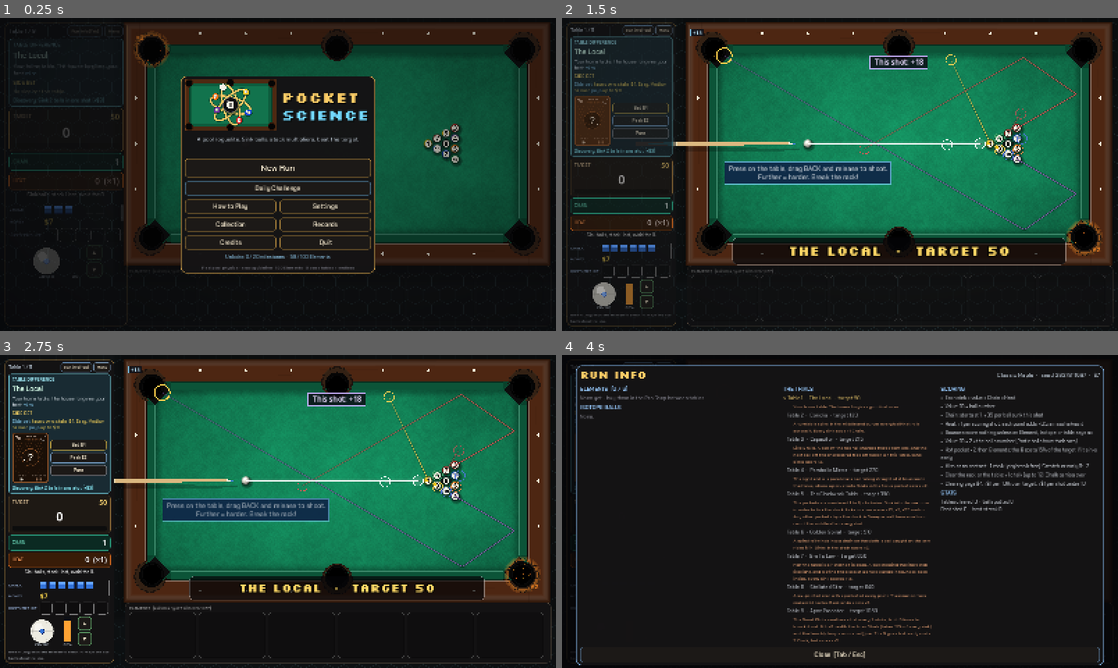
Above: before the commit, frames 1-4 (two rows, left to right).
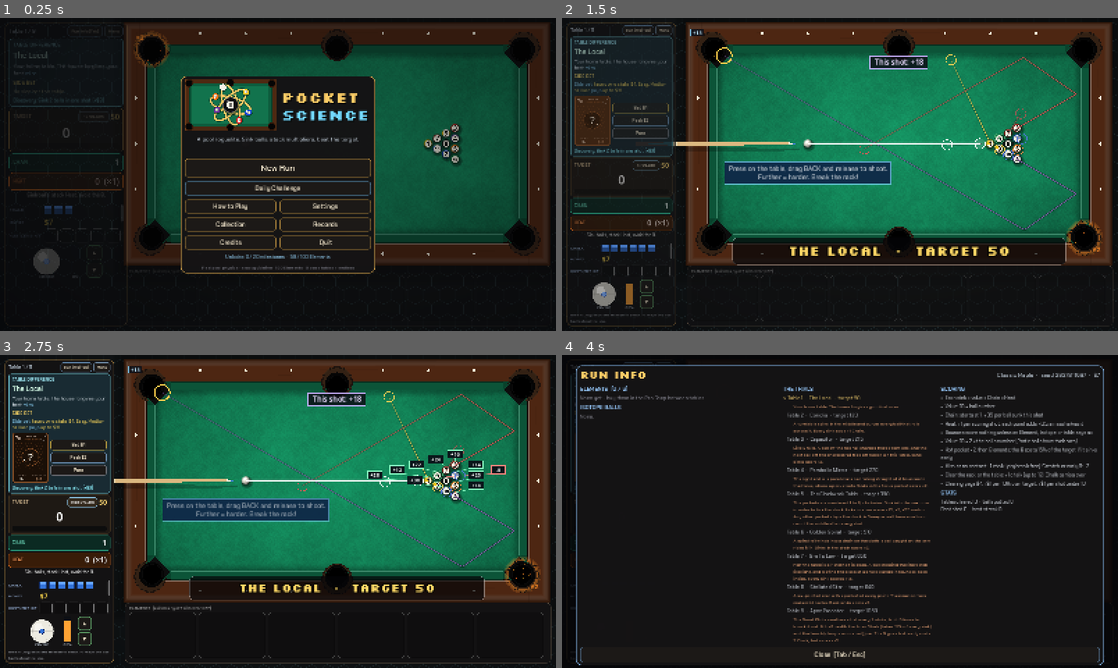
Above: after the commit, the same moments.

Repository: jordanbenjaminmitchell/pocket-science
Game: Godot game, scene res://main.tscn
Same seed, same stepped clock (60 frames per second), same inputs: the game is played once before the commit and once after it.
Inputs (mouse positions are in pixels of both pictures, inside the frame that each line leads up to):
- Up to frame 1 (0.25 s): no input
- Up to frame 2 (1.5 s): click "New Run" at 0.5 s; click "Choose" at 1.25 s
- Up to frame 3 (2.75 s): click (83, 502) at 2 s, where only the run after the commit has a clickable "1× VALUES"
- Up to frame 4 (4 s): click (645, 502) at 2.75 s, where only the run after the commit has a clickable "HIDE VALUES"; click "Run info [Tab]" at 3.5 s

The runs differ from the first frame. In frame 1, 0.3% of the frame differs, in the area x 1-23%, y 31-82%; in frame 2, 0.2%; in frame 3, 1.5%, in the area x 1-91%, y 3-90%; in frame 4, less than 0.1%.

Commit message:
Keep shop footer visible and add ball value overlay

Diff:
--- a/src/main.gd
+++ b/src/main.gd
@@ -97,6 +97,11 @@
 var lbl_target: Label
 var lbl_score: Label
 var score_bar: ProgressBar
+var score_values_button: Button
+var score_values_layer: BallScoreOverlay
+var score_values_on := false
+var score_values_timer := 0.0
+var score_values_cache := {}
 var lbl_chain: Label
 var lbl_heat: Label
 var lbl_line: Label
@@ -450,6 +455,53 @@
 		points += "  +$%d" % int(full.money)
 	return {"points": points, "color": TermTip.NEON, "note": "
 ".join(notes)}
+
+
+func _toggle_ball_values() -> void:
+	score_values_on = not score_values_on
+	score_values_button.text = "HIDE VALUES" if score_values_on else "1× VALUES"
+	score_values_timer = 0.0
+	if not score_values_on:
+		score_values_layer.visible = false
+
+
+## Solo sink at the current Heat, with the real Elements, Isotope, table rule,
+## and ball effects. The hypothetical pocket has no hot/focus multiplier.
+func _ball_one_x_value(n: int) -> int:
+	var ctx := _shot_ctx()
+	ctx["is_break"] = false
+	ctx["hot_pocket"] = -1
+	ctx["all_hot"] = false
+	ctx["focus"] = -1
+	ctx["events"] = [{"type": "ball", "a": 0, "b": n}, {"type": "pocket", "a": n, "pocket": 0, "rails": 0, "at": Vector2.ZERO}]
+	var result_now := Scorer.score(ctx)
+	return int(result_now.total) - int(result_now.penalty)
+
+
+func _update_ball_values(delta: float) -> void:
+	if score_values_layer == null:
+		return
+	var playing := state in [S.AIM, S.PLACE, S.PICK, S.HOLD]
+	if not score_values_on or not playing or sim == null or overlay.get_child_count() > 0 or paused:
+		score_values_layer.visible = false
+		return
+	score_values_timer -= delta
+	if score_values_timer <= 0.0:
+		score_values_cache.clear()
+		for i in sim.count():
+			if sim.alive[i] == 1 and sim.num[i] != 0:
+				score_values_cache[sim.num[i]] = _ball_one_x_value(int(sim.num[i]))
+		score_values_timer = 0.25
+	var entries: Array = []
+	for i in sim.count():
+		if sim.alive[i] != 1 or sim.num[i] == 0:
+			continue
+		var n: int = sim.num[i]
+		var amount: int = int(score_values_cache.get(n, 0))
+		entries.append({"anchor": view.to_global(sim.pos[i]), "number": n, "text": "%+d" % amount, "color": Color(1.0, 0.52, 0.5) if amount < 0 else Color(0.55, 1.0, 0.78)})
+	var bounds := Rect2(fit.table_zone.position + Vector2(12, 8), fit.table_zone.size - Vector2(24, 26))
+	score_values_layer.set_entries(entries, bounds)
+	score_values_layer.visible = true
 
 
 ## ================================================================ the Hustler's Kit
@@ -1617,6 +1669,7 @@
 
 func _process(delta: float) -> void:
 	_update_card_glow()
+	_update_ball_values(delta)
 	if paused:
 		return
 	match state:
@@ -3287,6 +3340,12 @@
 	var sp := Control.new()
 	sp.size_flags_horizontal = Control.SIZE_EXPAND_FILL
 	th.add_child(sp)
+	score_values_button = _button("1× VALUES", _toggle_ball_values, Color(0.6, 0.85, 1.0))
+	score_values_button.name = "ball_values_button"
+	score_values_button.add_theme_font_size_override("font_size", 12)
+	score_values_button.custom_minimum_size = Vector2(88, 26)
+	score_values_button.tooltip_text = "Show what each ball would score if sunk alone in an ordinary 1× pocket now."
+	th.add_child(score_values_button)
 	lbl_target = _label("150", 22, Color(1.0, 0.85, 0.45), F_NUM)
 	th.add_child(lbl_target)
 	lbl_score = _label("0", 38, Color.WHITE, F_NUM)
@@ -3432,6 +3491,12 @@
 		if n >= 5 and not settings.reduced_motion:
 			view.punch(0.006))
 	root.add_child(score_eq)
+	score_values_layer = BallScoreOverlay.new()
+	score_values_layer.font = F_NUM
+	score_values_layer.mouse_filter = Control.MOUSE_FILTER_IGNORE
+	score_values_layer.set_anchors_preset(Control.PRESET_FULL_RECT)
+	score_values_layer.visible = false
+	root.add_child(score_values_layer)
 	overlay = Control.new()
 	overlay.set_anchors_preset(Control.PRESET_FULL_RECT)
 	overlay.mouse_filter = Control.MOUSE_FILTER_IGNORE
@@ -4332,7 +4397,18 @@
 	d.size = zone.size
 	d.mouse_filter = Control.MOUSE_FILTER_IGNORE
 	overlay.mouse_filter = Control.MOUSE_FILTER_IGNORE
-	var v := _center_panel(1040, 600, Color(0.85, 0.65, 0.3), Vector2(450, 8) + fit.table_offset)
+	# The table's wide-screen offset has a Y component; applying it here pushed
+	# the shop footer off the bottom. Keep a fixed frame and scroll growing offers.
+	var panel := PanelContainer.new()
+	panel.name = "shop_panel"
+	panel.add_theme_stylebox_override("panel", _style(Color(0.08, 0.075, 0.08, 0.98), Color(0.85, 0.65, 0.3), 2, 16))
+	panel.position = Vector2(450 + fit.table_offset.x, 8)
+	panel.custom_minimum_size = Vector2(1080, 884)
+	panel.size = panel.custom_minimum_size
+	overlay.add_child(panel)
+	var v := VBoxContainer.new()
+	v.add_theme_constant_override("separation", 8)
+	panel.add_child(v)
 	var head := HBoxContainer.new()
 	v.add_child(head)
 	head.add_child(_label("PRO SHOP", 30, Color(0.98, 0.8, 0.4), F_PIXB))
@@ -4345,6 +4421,16 @@
 		for r in payout_rows:
 			parts.append("%s +$%d" % [r[0], r[1]])
 		v.add_child(_label("Payout:  " + "   ·   ".join(parts), 15, Color(0.8, 0.85, 0.7), F_REG))
+	var scroll := ScrollContainer.new()
+	scroll.name = "shop_scroll"
+	scroll.horizontal_scroll_mode = ScrollContainer.SCROLL_MODE_DISABLED
+	scroll.size_flags_vertical = Control.SIZE_EXPAND_FILL
+	scroll.custom_minimum_size.y = 80
+	v.add_child(scroll)
+	var body := VBoxContainer.new()
+	body.size_flags_horizontal = Control.SIZE_EXPAND_FILL
+	body.add_theme_constant_override("separation", 10)
+	scroll.add_child(body)
 	var nxt := run.table_index + 1
 	var np: Dictionary = run.plan[mini(nxt, run.plan.size() - 1)] if nxt < run.plan.size() else {}
 	if not np.is_empty():
@@ -4358,12 +4444,12 @@
 		next_row.add_theme_constant_override("separation", 12)
 		next_row.add_child(ThumbArt.new().setup("table", np.id, 46))   # the next board, seen from above
 		next_row.add_child(next_l)
-		v.add_child(next_row)
+		body.add_child(next_row)
 	var row := GridContainer.new()
 	row.columns = 5
 	row.add_theme_constant_override("h_separation", 12)
 	row.add_theme_constant_override("v_separation", 10)
-	v.add_child(row)
+	body.add_child(row)
 	for i in run.shop.size():
 		row.add_child(_offer_card(i))
 	var bar := HBoxContainer.new()
@@ -4384,11 +4470,12 @@
 	rm.disabled = run.money < run.removal_cost() or run.ball_set.size() <= 2
 	rm.visible = not (run.intro and run.table_index < 2)
 	bar.add_child(rm)
-	_shop_intro_tip(v)
+	_shop_intro_tip(body)
 	var spc2 := Control.new()
 	spc2.size_flags_horizontal = Control.SIZE_EXPAND_FILL
 	bar.add_child(spc2)
 	var go := _button("Next table  >", _next_table, Color(0.4, 0.9, 0.6))
+	go.name = "next_table_button"
 	go.custom_minimum_size = Vector2(220, 50)
 	go.add_theme_font_size_override("font_size", 22)
 	bar.add_child(go)
--- /dev/null
+++ b/src/ui/ball_score_overlay.gd
@@ -0,0 +1,76 @@
+class_name BallScoreOverlay
+extends Control
+## Compact 1x-pocket values with leaders back to the balls. All coordinates are
+## in the game canvas, and labels are placed above their balls without overlap.
+
+const BADGE_H := 23.0
+const GAP := 4.0
+const ROW_STEP := 27.0
+
+var font: Font
+var entries: Array = []
+var placed: Array = []
+
+
+func set_entries(next: Array, bounds: Rect2) -> void:
+	entries = next
+	placed = place(next, bounds, font)
+	queue_redraw()
+
+
+static func place(next: Array, bounds: Rect2, label_font: Font) -> Array:
+	var order := next.duplicate()
+	order.sort_custom(func(a, b):
+		return a.anchor.y < b.anchor.y if not is_equal_approx(a.anchor.y, b.anchor.y) else a.anchor.x < b.anchor.x)
+	var out: Array = []
+	for e in order:
+		var w := maxf(40.0, label_font.get_string_size(String(e.text), HORIZONTAL_ALIGNMENT_LEFT, -1, 15).x + 16.0)
+		var shifts: Array[float] = [0.0]
+		for step in range(1, ceili(bounds.size.x / 30.0) + 1):
+			shifts.append(-step * 30.0)
+			shifts.append(step * 30.0)
+		var chosen := Rect2()
+		var found := false
+		for row in 14:
+			if found:
+				break
+			for shift in shifts:
+				var x: float = clampf(e.anchor.x - w * 0.5 + shift, bounds.position.x, bounds.end.x - w)
+				var y: float = e.anchor.y - 43.0 - row * ROW_STEP
+				var rect := Rect2(x, y, w, BADGE_H)
+				if rect.position.y < bounds.position.y or rect.end.y > e.anchor.y - 13.0:
+					continue
+				var clear := true
+				for used in out:
+					if rect.grow(GAP).intersects(used.rect):
+						clear = false
+						break
+				if clear:
+					for other in next:
+						if rect.grow(2.0).intersects(Rect2(other.anchor - Vector2(13, 13), Vector2(26, 26))):
+							clear = false
+							break
+				if clear:
+					chosen = rect
+					found = true
+					break
+		if found:
+			out.append({"rect": chosen, "anchor": e.anchor, "text": e.text, "color": e.color, "number": e.number})
+	return out
+
+
+func _draw() -> void:
+	if font == null:
+		return
+	for e in placed:
+		var r: Rect2 = e.rect
+		var a: Vector2 = e.anchor
+		var stem := Vector2(clampf(a.x, r.position.x + 5.0, r.end.x - 5.0), r.end.y)
+		draw_line(stem, a - Vector2(0, 11), Color(e.color, 0.85), 1.4, true)
+	for e in placed:
+		var r: Rect2 = e.rect
+		draw_rect(r, Color(0.04, 0.06, 0.09, 0.94))
+		draw_rect(r, Color(e.color, 0.95), false, 1.6)
+		var txt := String(e.text)
+		var tw := font.get_string_size(txt, HORIZONTAL_ALIGNMENT_LEFT, -1, 15).x
+		draw_string(font, Vector2(r.position.x + (r.size.x - tw) * 0.5, r.position.y + 17.0), txt, HORIZONTAL_ALIGNMENT_LEFT, -1, 15, Color.WHITE)
--- /dev/null
+++ b/tests/test_shop_values.gd
@@ -0,0 +1,72 @@
+extends SceneTree
+## The shop footer stays reachable and dense score labels remain legible.
+
+var failures := 0
+
+func check(ok: bool, message: String) -> void:
+	print("  ", "ok  " if ok else "FAIL ", message)
+	if not ok:
+		failures += 1
+
+func _initialize() -> void:
+	call_deferred("_go")
+
+func _go() -> void:
+	var g: Node = load("res://main.tscn").instantiate()
+	root.add_child(g)
+	for i in 3:
+		await process_frame
+	g._new_run()
+	for i in 3:
+		await process_frame
+	var base_value: int = g._ball_one_x_value(1)
+	g.run.hot_pocket = 0
+	check(g._ball_one_x_value(1) == base_value, "1× value excludes the hot-pocket multiplier")
+	g.run.heat = 3
+	check(g._ball_one_x_value(1) > base_value, "1× value includes current Heat")
+	g.run.hot_pocket = -1
+	g.run.heat = 0
+	g._toggle_ball_values()
+	g._update_ball_values(1.0)
+	var live := 0
+	for i in g.sim.count():
+		if g.sim.alive[i] == 1 and g.sim.num[i] != 0:
+			live += 1
+	check(g.score_values_layer.visible and g.score_values_layer.placed.size() == live, "all live object balls receive a 1× score label")
+	var dense: Array = []
+	for n in 15:
+		dense.append({"anchor": Vector2(900 + (n % 5) * 3, 400 + int(n / 5) * 3), "number": n + 1, "text": "+%d" % (20 + n), "color": Color.WHITE})
+	var badges := BallScoreOverlay.place(dense, Rect2(352, 0, 1248, 706), g.F_NUM)
+	var clear := badges.size() == dense.size()
+	for i in badges.size():
+		clear = clear and badges[i].rect.end.y < badges[i].anchor.y
+		for j in range(i + 1, badges.size()):
+			clear = clear and not badges[i].rect.intersects(badges[j].rect)
+	check(clear, "crowded balls get distinct labels above them")
+	for e in dense:
+		e.anchor = Vector2(386 + (e.number % 5) * 3, 95 + int(e.number / 5) * 3)
+	var edge_badges := BallScoreOverlay.place(dense, Rect2(352, 0, 1248, 706), g.F_NUM)
+	check(edge_badges.size() == dense.size(), "crowded balls near the top edge keep every label")
+	for wide in [false, true]:
+		g.settings.screen_layout = 1 if wide else 0
+		g.debug_window = Vector2i(2400, 1080) if wide else Vector2i(1600, 900)
+		g._apply_screen_layout()
+		g._show_shop([["Table cleared", 4]])
+		for i in 3:
+			await process_frame
+		var panels: Array = g.overlay.get_children().filter(func(c): return c is PanelContainer and not c.is_queued_for_deletion())
+		var panel: PanelContainer = panels.back() if not panels.is_empty() else null
+		if panel == null:
+			failures += 1
+			continue
+		var go: Button = panel.find_child("next_table_button", true, false)
+		var scroll: ScrollContainer = panel.find_child("shop_scroll", true, false)
+		check(panel.get_global_rect().end.y <= g.fit.view.y - 8 and go.get_global_rect().end.y <= g.fit.view.y - 8, "%s shop and Next table fit the canvas" % ("wide" if wide else "classic"))
+		var long_content := Control.new()
+		long_content.custom_minimum_size.y = 900
+		scroll.get_child(0).add_child(long_content)
+		for i in 3:
+			await process_frame
+		check(scroll.get_v_scroll_bar().max_value > scroll.size.y and go.get_global_rect().end.y <= g.fit.view.y - 8, "%s long shop content scrolls without hiding Next table" % ("wide" if wide else "classic"))
+	print("shop and values tests: %d failures" % failures)
+	quit(1 if failures else 0)
--- a/tools/capture.gd
+++ b/tools/capture.gd
@@ -207,6 +207,11 @@
 			var tip: Dictionary = game._ball_tip(tn)
 			game.term_tip.show_ball(tip.title, tip.points, tip.points_color, tip.text, tip.adds, at, 99.0)
 			await _frames(6)
+		"values":
+			game._new_run()
+			await _frames(5)
+			game._toggle_ball_values()
+			await _frames(6)
 		"cuetip":
 			game._show_cue_select()
 			await _frames(4)
Not shown, added: src/ui/ball_score_overlay.gd.uid
Not shown, changed: docs/CARD_VISUAL_PASS.md
